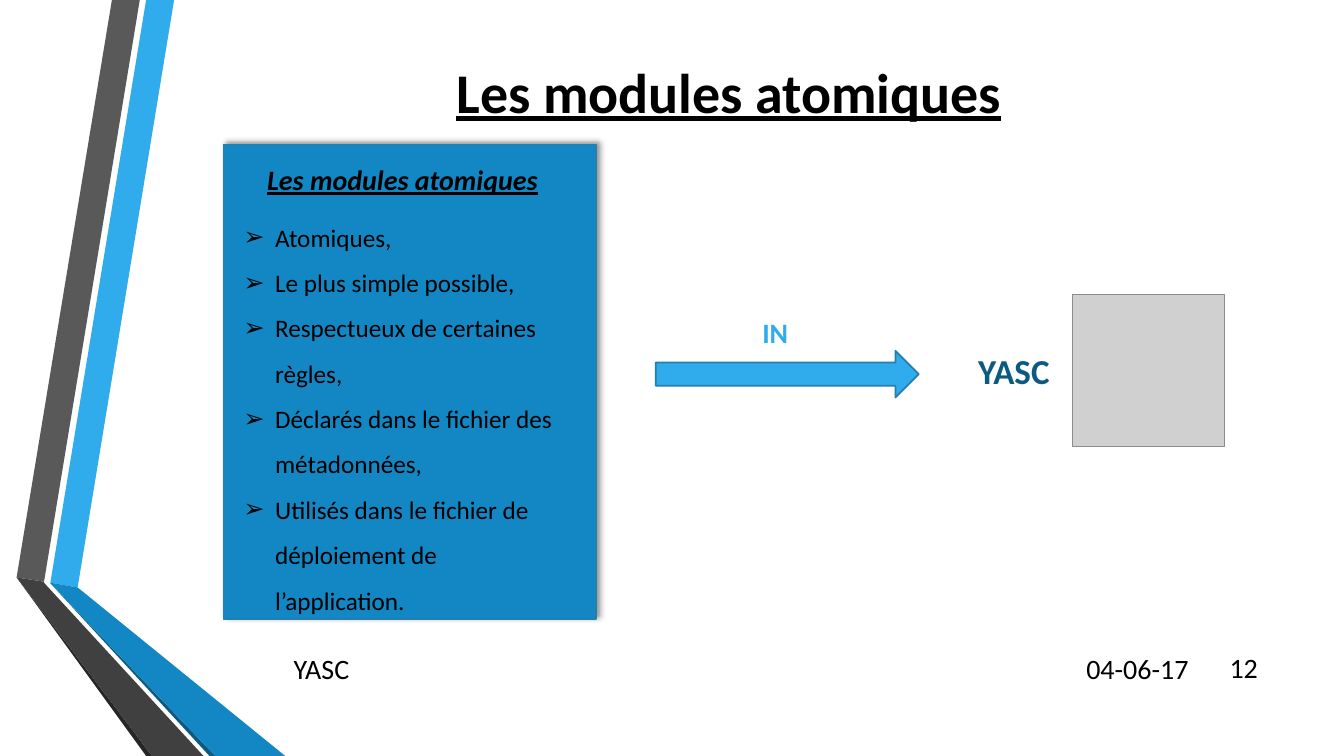
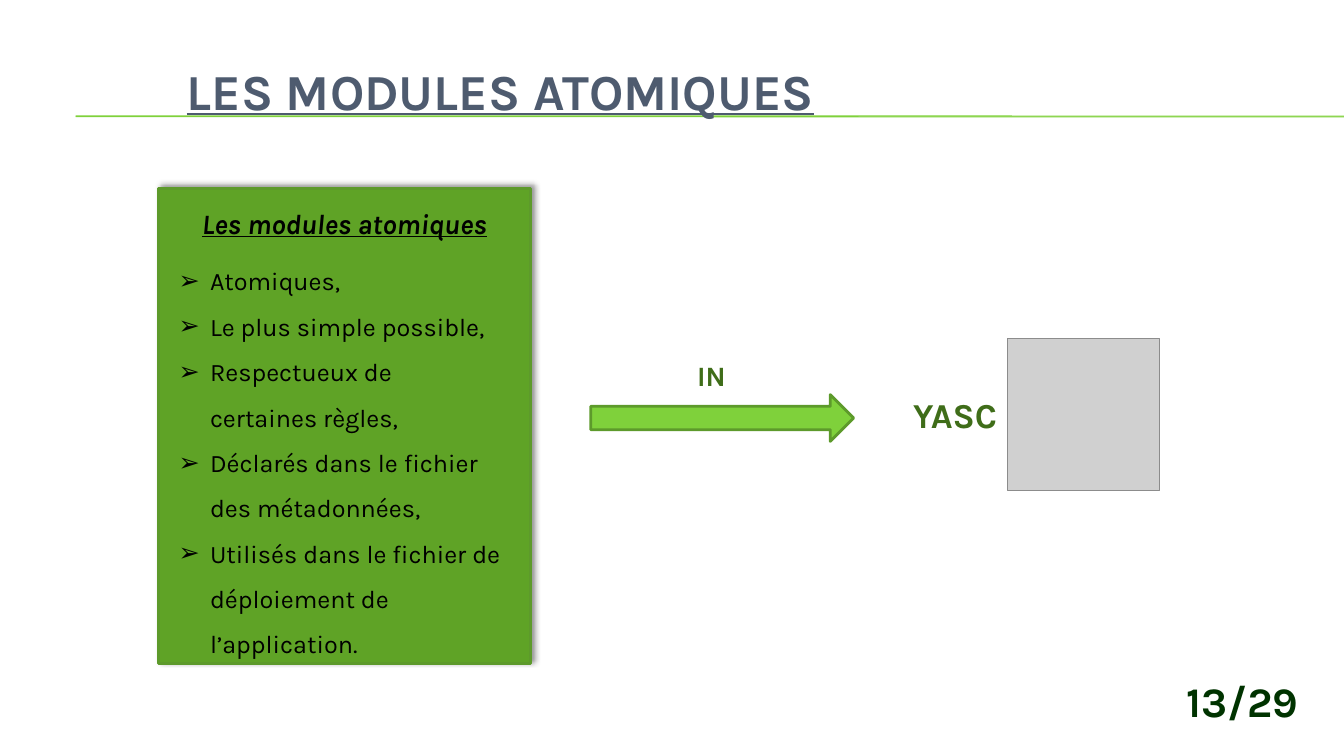
Before and after one commit to CerfontaineMathieu/TFE, a slide deck: slide 13 of Automatisation des déploiements d’applications et d’équipements réseaux via.pptx (slide 12 before the commit). Drawn at 1344x756 pixels with LibreOffice and Linux fonts; fonts in the diff are those of the drawing; grey boxes stand for pictures; background and template pictures are left out. Boxes give left, top, right and bottom in pixels: in the first picture for what was removed or moved away, otherwise in the second. Text is boxed around its words. In the diff, an @@ line names an element or a change of style, - is before the commit and + after.

```diff
--- a/Automatisation des déploiements d’applications et d’équipements réseaux via.pptx
+++ b/Automatisation des déploiements d’applications et d’équipements réseaux via.pptx
@@ title at [187, 76, 814, 119]: text changed; size 40 to 36 pt; font Calibri to Karla; text colour #000000 to #4E5B6F @@
-Les modules atomiques
+LES MODULES ATOMIQUES
@@ line added from (76, 116) to (1344, 116), #7FD13B 0.75 pt @@
@@ line added from (76, 117) to (1344, 117), #7FD13B 0.75 pt @@
@@ rectangle at [158, 189, 531, 663]: fill #1287C3 to #5FA326; outline #247FAF 1.25 pt to #5E9B2C 2 pt @@
@@ text "Les modules atomiques" at [202, 214, 487, 241]: font Calibri to Karla @@
@@ text "Atomiques," at [210, 272, 500, 659]: font Calibri to Karla @@
@@ text "IN" at [697, 367, 726, 386]: font Calibri to Karla, text colour #30ACEC to #3F6D19 @@
@@ text "YASC" at [913, 405, 997, 429]: font Calibri to Karla, text colour #0C5A82 to #3F6D19 @@
@@ 4 texts, 1 picture, 1 rectangle, 1 right arrow: place and size @@
-4 texts, 1 picture, 1 rectangle, 1 right arrow at [224, 144, 1225, 619]
+4 texts, 1 picture, 1 rectangle, 1 right arrow at [158, 189, 1160, 663]
@@ right arrow at [591, 395, 854, 442]: fill #30ACEC to #7FD13B; outline #247FAF 1.25 pt to #5E9B2C 2 pt @@
@@ group removed at [16, 0, 285, 756]: 6 freeform shapes @@
@@ text removed at [294, 661, 350, 680] @@
-YASC
@@ text removed at [1086, 660, 1188, 680] @@
-04-06-17
@@ text added at [1186, 685, 1298, 721], 30 pt, text #003300, bold @@
+13/29
@@ page number removed at [1230, 660, 1258, 678] @@
-12
```
Also in this commit, not shown: 16 other slides changed, 12 slides added, 5 slides removed, 8 other files.
